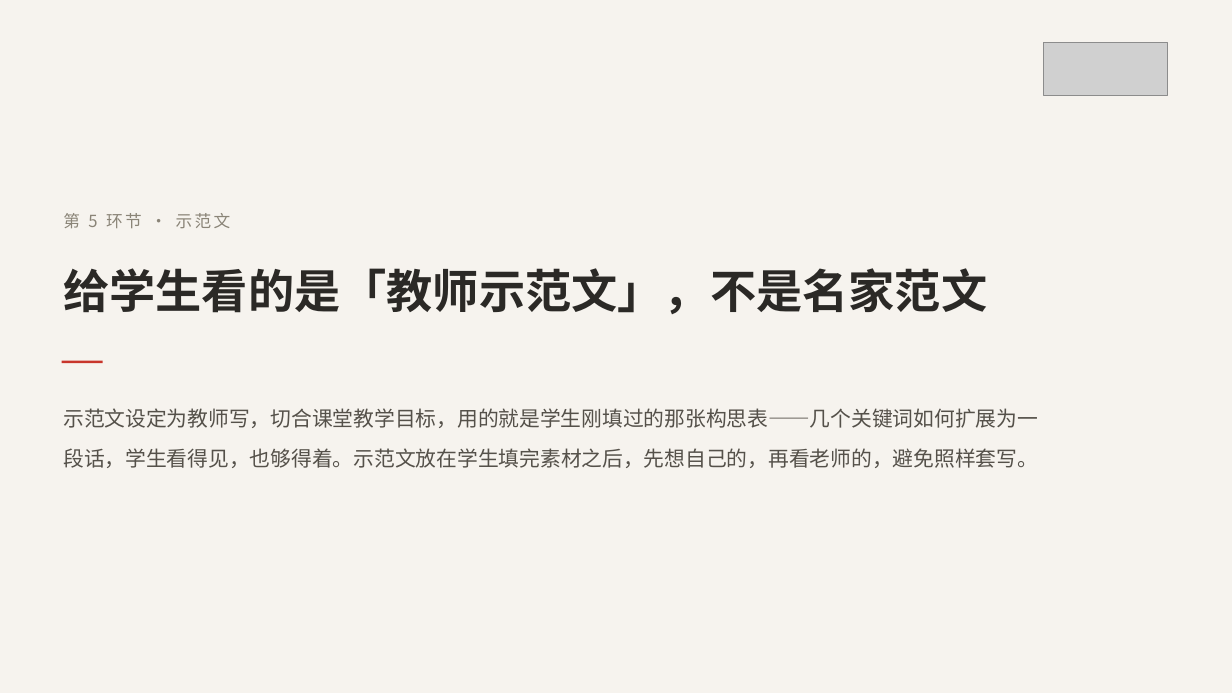
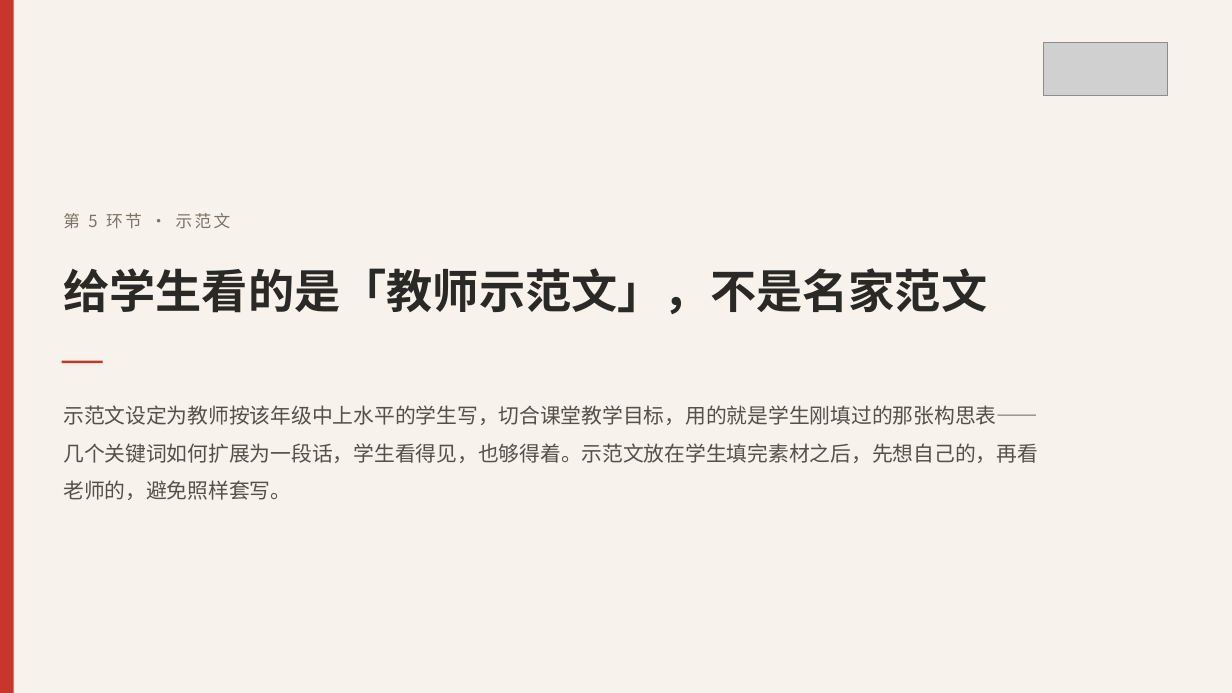
Before and after one commit to wuwenjia6498/laojohn-lesson-plan, a slide deck: slide 23 of 写作课相关宣传文件/国庆后宣讲/2-同步写作课程完整介绍.pptx. Drawn at 1232x693 pixels with LibreOffice and Linux fonts; fonts in the diff are those of the drawing; grey boxes stand for pictures. Boxes give left, top, right and bottom in pixels: in the first picture for what was removed or moved away, otherwise in the second. Text is boxed around its words. In the diff, an @@ line names an element or a change of style, - is before the commit and + after.

```diff
--- a/写作课相关宣传文件/国庆后宣讲/2-同步写作课程完整介绍.pptx
+++ b/写作课相关宣传文件/国庆后宣讲/2-同步写作课程完整介绍.pptx
@@ background #F6F3EE to #F7F3EC @@
@@ rectangle added at [0, 0, 14, 693], fill #C8352B @@
@@ text "第 5 环节 · 示范文" at [63, 213, 231, 229]: text colour #8A8477 to #7A7468 @@
@@ text at [63, 405, 1038, 500]: text changed @@
-示范文设定为教师写，切合课堂教学目标，用的就是学生刚填过的那张构思表——几个关键词如何扩展为一段话，学生看得见，也够得着。示范文放在学生填完素材之后，先想自己的，再看老师的，避免照样套写。
+示范文设定为教师按该年级中上水平的学生写，切合课堂教学目标，用的就是学生刚填过的那张构思表——几个关键词如何扩展为一段话，学生看得见，也够得着。示范文放在学生填完素材之后，先想自己的，再看老师的，避免照样套写。
```
Also in this commit, not shown: 40 other slides changed, 3 other files.
